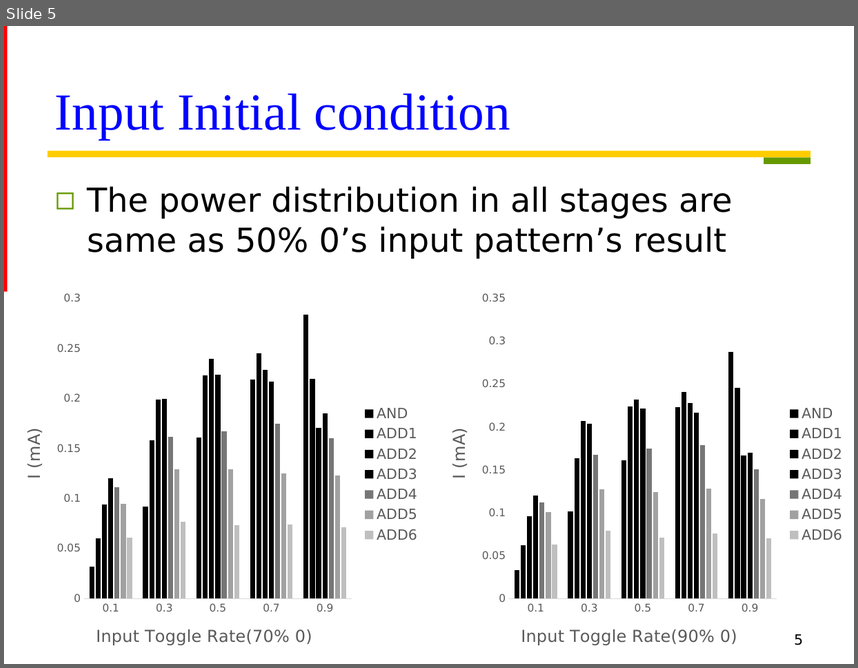
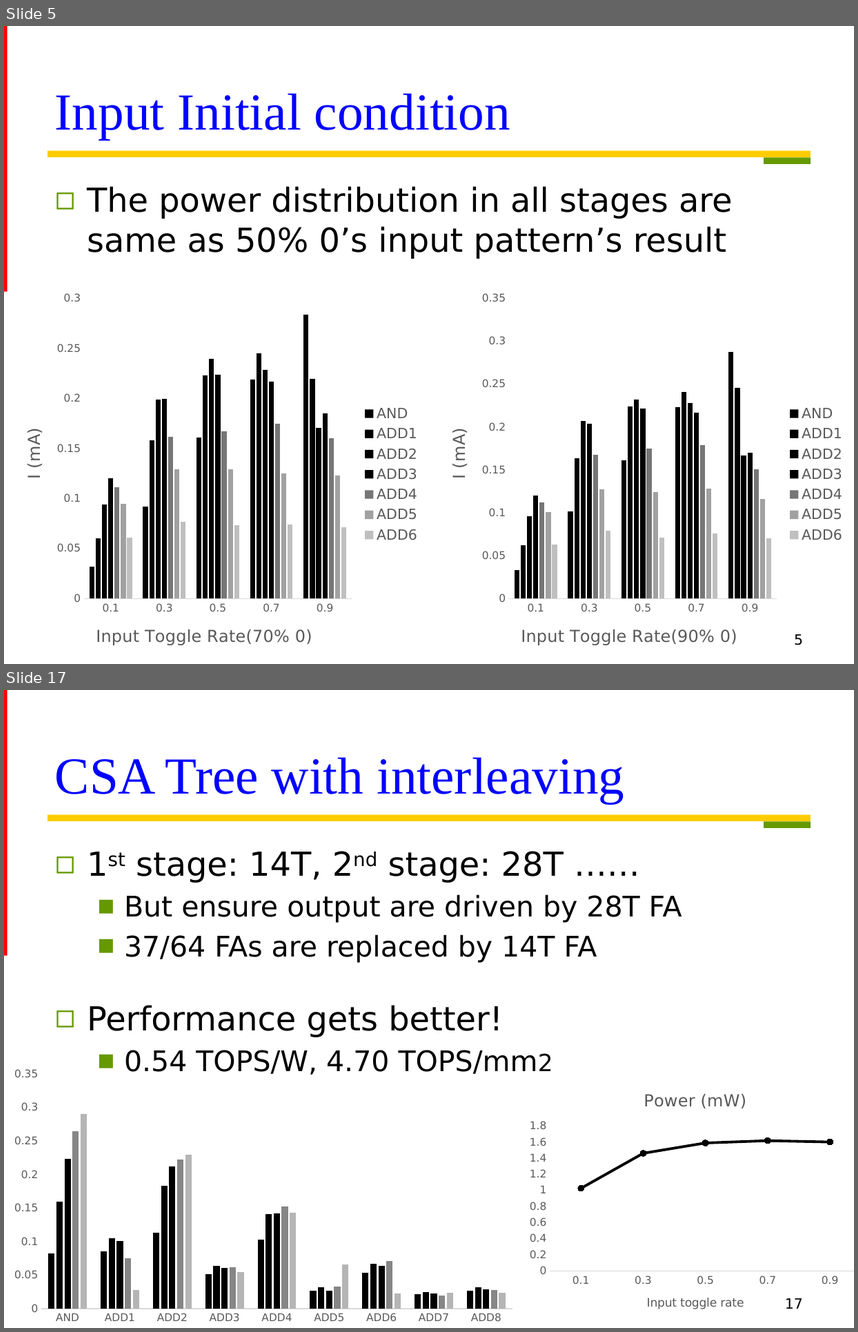
Before and after one commit to Oniontow/TTLiu_Project, a slide deck: tree/new_wood.pptx. Shown one above the other, each under a label of ours: slide 5 before the commit, slides 5 and 17 after it; the slides between them are not shown. The pictures are 858x668 and 858x1332 pixels, drawn with LibreOffice and Linux fonts; fonts in the diff are those of the drawing. Boxes give left, top, right and bottom in pixels: in the first picture for what was removed or moved away, otherwise in the second. Text is boxed around its words. In the diff, an @@ line names an element or a change of style, - is before the commit and + after.

```diff
--- a/tree/new_wood.pptx
+++ b/tree/new_wood.pptx
@@ slide 17 added at (4, 690, 854, 1328), background #FFFFFF; not listed: 3 template elements that a slide beside it also shows @@
@@ title added at (55, 757, 624, 803), 44 pt, text #0000FF @@
+CSA Tree with interleaving
@@ text added at (87, 851, 682, 1074), 24 pt, text #000000 @@
+◻ 1st stage: 14T, 2nd stage: 28T ……
+  ■ But ensure output are driven by 28T FA
+  ■ 37/64 FAs are replaced by 14T FA
+◻ Performance gets better!
+  ■ 0.54 TOPS/W, 4.70 TOPS/mm2
@@ column chart added at (4, 1063, 523, 1328) @@
+categories: AND, ADD1, ADD2, ADD3, ADD4, ADD5, ADD6, ADD7, ADD8
+Series 1: 0.082, 0.086, 0.113, 0.051, 0.103, 0.027, 0.054, 0.022, 0.027
+Series 2: 0.16, 0.105, 0.183, 0.064, 0.141, 0.032, 0.067, 0.025, 0.032
+Series 3: 0.224, 0.101, 0.212, 0.061, 0.142, 0.027, 0.064, 0.023, 0.029
+Series 4: 0.265, 0.075, 0.223, 0.062, 0.152, 0.033, 0.071, 0.02, 0.028
+Series 5: 0.291, 0.028, 0.23, 0.055, 0.143, 0.066, 0.023, 0.024, 0.024
@@ line stacked chart added at (523, 1076, 854, 1328) @@
+title "Power (mW) "
+categories: 0.1, 0.3, 0.5, 0.7, 0.9
+Series 1: 1.03, 1.46, 1.59, 1.62, 1.6
@@ page number added at (785, 1298, 803, 1308), 12 pt, text #000000 @@
+17
```
Also in this commit, not shown: 3 slides changed, 9 other slides added, 3 other files.
